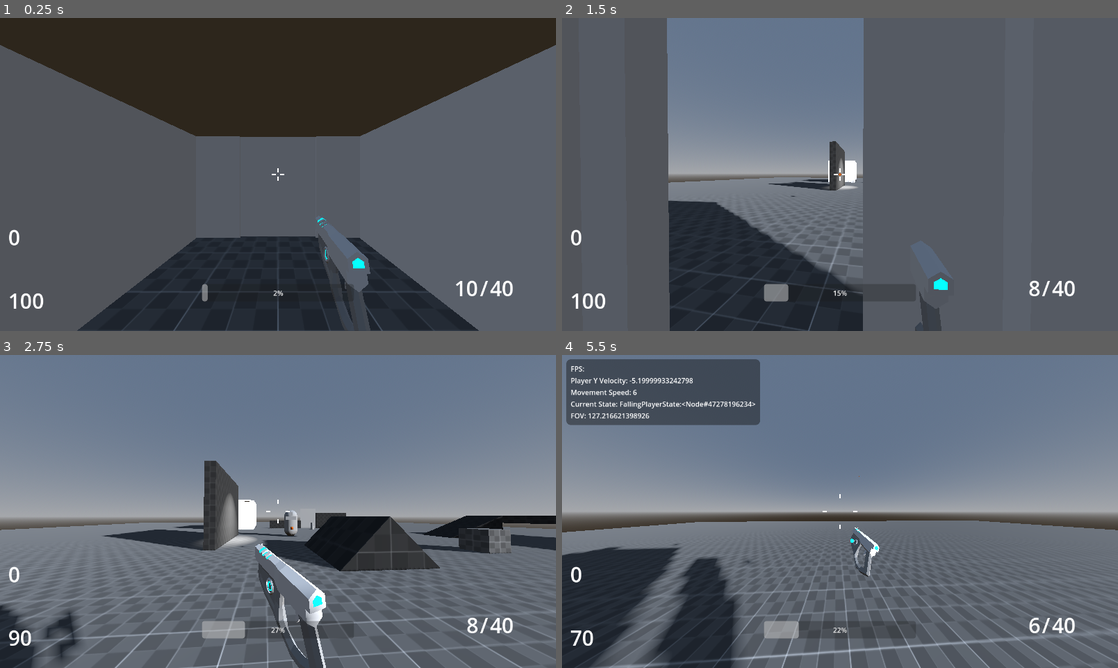
Above: before the commit, frames 1-4 (two rows, left to right).
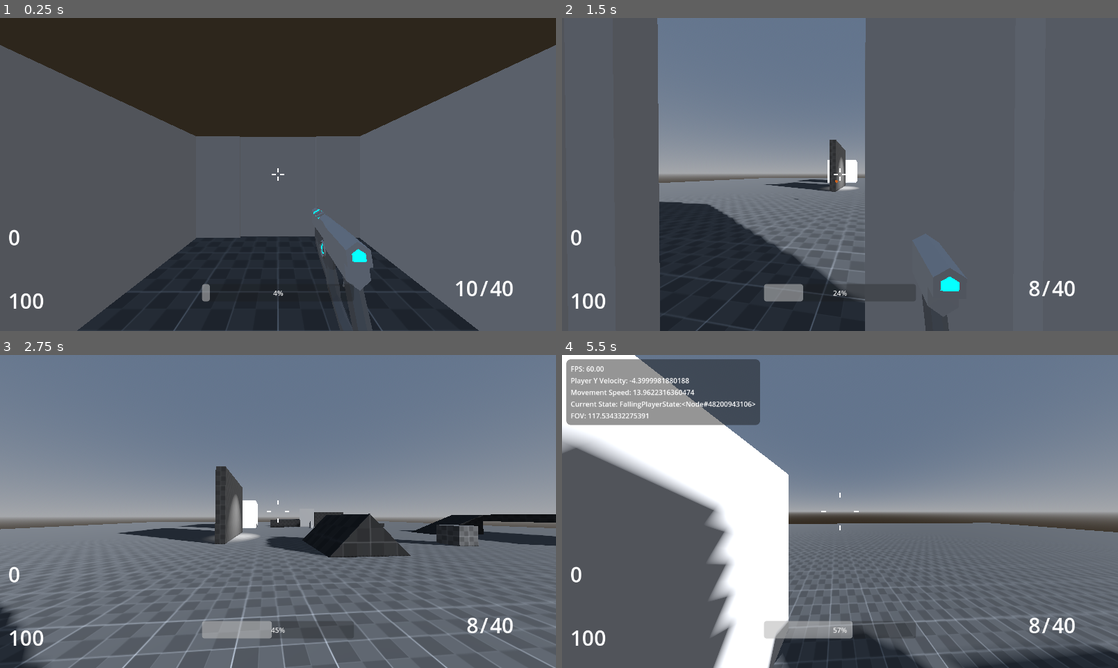
Above: after the commit, the same moments.

Repository: DiscoDragon69/2025s2-fps-Meltedvulture
Game: Godot game, scene res://Levels/dev_level.tscn
The game is run twice, just before and just after one commit, with the same random seed, the same clock (stepped at 60 frames per second) and the same inputs.
Inputs (mouse positions are in pixels of both pictures, inside the frame that each line leads up to):
- Up to frame 1 (0.25 s): no input
- Up to frame 2 (1.5 s): move the mouse to (867, 174) at 0.52 s; press the mouse at (867, 174) at 0.53 s; hold W (forward) from 0.53 s (still down); tap F (interact) at 0.6 s; tap Space (jump) at 0.77 s; move the mouse to (812, 174) at 1.27 s; release the mouse at (812, 174) at 1.28 s; click (812, 174) at 1.35 s
- Up to frame 3 (2.75 s): keep holding W (forward); tap Space (jump) at 1.52 s; tap Q (dropWeapon, bound only after the commit) at 1.55, 2.1 s; move the mouse to (289, 505) at 2.02 s; tap F (interact) at 2.3 s
- Up to frame 4 (5.5 s): keep holding W (forward); move the mouse to (834, 517) at 2.77 s; tap Ctrl (crouch) at 2.85 s; tap Space (jump) at 3.02, 3.77, 4.52 s; click (834, 517) at 3.05 s; move the mouse to (878, 514) at 3.52 s; tap F (interact) at 3.6, 4.55 s; tap Q (dropWeapon, bound only after the commit) at 3.8 s; tap ` (debug) at 4.15 s; move the mouse to (795, 508) at 4.27 s; click (795, 508) at 4.35 s; tap R (reload) at 4.9 s; move the mouse to (845, 511) at 5.02 s; hold Shift (sprint) from 5.03 s (still down); click (845, 511) at 5.3 s

The runs differ from the first frame. In frame 1, 0.6% of the frame differs, in the area x 37-68%, y 61-100%; in frame 2, 3.7%; in frame 3, 12%; in frame 4, 38%, in the area x 0-100%, y 0-100%.
Error after the commit: Invalid type in GDScript utility function "load()". Cannot convert argument 1 from Nil to String. (res://Scripts/weapon)

Commit message:
Weapon Drops and Pickups System
This might be broken so further testing is required, this is very experimental.
Ammo saving needs to be carried over, having each drop hold its ammo

Diff:
--- a/Levels/dev_level.tscn
+++ b/Levels/dev_level.tscn
@@ -1,10 +1,9 @@
-[gd_scene load_steps=30 format=3 uid="uid://77ix2dc7fmfd"]
+[gd_scene load_steps=29 format=3 uid="uid://77ix2dc7fmfd"]
 
 [ext_resource type="Material" uid="uid://cipnbx8j3em41" path="res://Materials/Dev material.tres" id="1_7ir5h"]
 [ext_resource type="Material" uid="uid://c8f5oc8m0t56x" path="res://Materials/Dev material 2.tres" id="2_iiybt"]
 [ext_resource type="PackedScene" uid="uid://c3ffql15mo0aj" path="res://controllers/fps_controller.tscn" id="5_jy68c"]
 [ext_resource type="PackedScene" uid="uid://b5g43twq7o0jo" path="res://Scenes/Point Pickup.tscn" id="5_lllmm"]
-[ext_resource type="PackedScene" uid="uid://c3suacnati8p5" path="res://Scenes/Shooting Enemy.tscn" id="6_sh7u0"]
 [ext_resource type="PackedScene" uid="uid://b7iw6i56ry0x1" path="res://Scenes/Level Change Elevator.tscn" id="7_jq1s3"]
 [ext_resource type="PackedScene" uid="uid://cp6ha8p1oeydp" path="res://Scenes/Button and Door.tscn" id="7_xa0fl"]
 [ext_resource type="PackedScene" uid="uid://ddd2srvucv877" path="res://Levels/level_one.tscn" id="8_2pry7"]
@@ -206,9 +205,6 @@
 [node name="Player" parent="." instance=ExtResource("5_jy68c")]
 transform = Transform3D(1, 0, 0, 0, 1, 0, 0, 0, 1, -3, 0, 18)
 
-[node name="Shooting Enemy" parent="." instance=ExtResource("6_sh7u0")]
-transform = Transform3D(1, 0, 0, 0, 1, 0, 0, 0, 1, 0, 1, -6)
-
 [node name="ButtonAndDoor" parent="." instance=ExtResource("7_xa0fl")]
 transform = Transform3D(-4.37114e-08, -4.37114e-08, -1, 4.37114e-08, 1, -4.37114e-08, 1, -4.37114e-08, -4.37114e-08, 3, -2.98023e-08, -9)
 
--- /dev/null
+++ b/Scenes/Weapon Drop.tscn
@@ -0,0 +1,33 @@
+[gd_scene load_steps=5 format=3 uid="uid://bahq27dp3ky0r"]
+
+[ext_resource type="Script" path="res://Scripts/weapon Drop.gd" id="1_byojy"]
+[ext_resource type="ArrayMesh" uid="uid://0tohxaimc3a8" path="res://Weapons/Models/MX1 Blaster.res" id="2_4jmqu"]
+[ext_resource type="ArrayMesh" uid="uid://bshi3i34fre64" path="res://Weapons/Models/Magazine.res" id="3_vcge5"]
+
+[sub_resource type="BoxShape3D" id="BoxShape3D_andwr"]
+size = Vector3(0.75, 0.75, 0.25)
+
+[node name="WeaponDrop" type="RigidBody3D" groups=["InteractableObject"]]
+script = ExtResource("1_byojy")
+
+[node name="Weapon" type="Node3D" parent="."]
+transform = Transform3D(-5.24537e-07, 0, 12, 0, 12, 0, -12, 0, -5.24537e-07, 0, 0, 0)
+
+[node name="WeaponMesh" type="MeshInstance3D" parent="Weapon"]
+unique_name_in_owner = true
+mesh = ExtResource("2_4jmqu")
+
+[node name="WeaponMagazine" type="MeshInstance3D" parent="Weapon"]
+unique_name_in_owner = true
+mesh = ExtResource("3_vcge5")
+
+[node name="WeaponBolt" type="MeshInstance3D" parent="Weapon"]
+unique_name_in_owner = true
+
+[node name="WeaponShadow" type="MeshInstance3D" parent="Weapon"]
+unique_name_in_owner = true
+visible = false
+mesh = ExtResource("2_4jmqu")
+
+[node name="CollisionShape3D" type="CollisionShape3D" parent="."]
+shape = SubResource("BoxShape3D_andwr")
--- /dev/null
+++ b/Scripts/weapon Drop.gd
@@ -0,0 +1,31 @@
+extends RigidBody3D
+
+
+@onready var weaponMesh : MeshInstance3D = %WeaponMesh
+@onready var weaponMagazine : MeshInstance3D = %WeaponMagazine
+@onready var weaponBolt : MeshInstance3D = %WeaponBolt
+@onready var weaponShadow : MeshInstance3D = %WeaponShadow
+
+@export var objectName : String = ""
+var weaponPath
+
+func update():
+	pass
+
+func interact():
+	Global.weaponManager.addWeapon(weaponPath)
+	queue_free()
+
+func setWeapon(path):
+	weaponPath = path
+
+func setModel(weaponType):
+	var loadedWeapon = load(weaponType)
+	objectName = str(loadedWeapon.name)
+	weaponMesh.mesh = loadedWeapon.mesh
+	weaponMagazine.mesh = loadedWeapon.magazine
+	weaponBolt.mesh = loadedWeapon.bolt
+	weaponShadow.mesh = loadedWeapon.mesh
+
+func changeVel(vel):
+	apply_impulse(vel)
--- a/Weapons/Blaster.tres
+++ b/Weapons/Blaster.tres
@@ -22,7 +22,7 @@
 bulletScene = "res://Scenes/Bullet.tscn"
 position = Vector3(0.25, -0.4, -0.5)
 rotation = Vector3(-90, 0, 0)
-scale = Vector3(10, 10, 10)
+scale = Vector3(12, 12, 12)
 sway_min = Vector2(-60, -30)
 sway_max = Vector2(60, 30)
 swaySpeedPosition = 0.06
--- /dev/null
+++ b/Weapons/Empty Weapon.tres
@@ -0,0 +1,34 @@
+[gd_resource type="Resource" script_class="Weapons" load_steps=2 format=3 uid="uid://c4go56imggb4j"]
+
+[ext_resource type="Script" path="res://Weapons/Weapons.gd" id="3_kniq7"]
+
+[resource]
+script = ExtResource("3_kniq7")
+name = &"Empty"
+Damage = 0
+clip = 0
+maxClip = 0
+reserve = 0
+maxReserve = 0
+rpm = 0
+Accuracy = 0.0
+melee = false
+shotgun = false
+reloadMode = "Magazine"
+fireMode = "Semi"
+bulletPhysics = "Hitscan"
+bulletScene = ""
+position = Vector3(0.25, -0.4, -0.5)
+rotation = Vector3(-90, 0, 0)
+scale = Vector3(10, 10, 10)
+sway_min = Vector2(-60, -30)
+sway_max = Vector2(60, 30)
+swaySpeedPosition = 0.06
+swaySpeedRotation = 0.1
+swayAmountPosition = 0.2
+swayAmountRotation = 30.0
+idleSwayAdjustment = 1.0
+idleSwayRotationStrength = 300.0
+randomSwayAmount = 2.0
+shadow = false
+metadata/_custom_type_script = "uid://c0afljd65dkhp"
--- a/Weapons/WeaponGlobal.gd
+++ b/Weapons/WeaponGlobal.gd
@@ -11,6 +11,8 @@
 var weaponBobAmount : Vector2 = Vector2(0,0)
 var weaponBulletPhysics
 var weaponBulletScene
+
+var currentWeaponPath
 
 
 var reserveAmmo
@@ -30,3 +32,5 @@
 var shotgun
 var fireMode
 var reloadMode
+
+var hasSpawned = false
--- a/Weapons/WeaponManager.gd
+++ b/Weapons/WeaponManager.gd
@@ -43,17 +43,26 @@
 
 @export var weaponAnimationPlayer : AnimationPlayer
 
+var weaponDrop = preload("res://Scenes/Weapon Drop.tscn")
+
+
 
 # Called when the node enters the scene tree for the first time.
 func _ready() -> void:
+	print(weaponType)
 	Global.reserveLabel = %Reserve
 	Global.clipLabel = %Clip
 	Global.pointsLabel = %Points
 	Global.healthLabel = %Health
 	Global.weaponManager = self
 	#weaponInventory.resize(1)
-	addWeapon("res://Weapons/Blaster.tres")
-	loadWeapon()
+	if weaponGlobal.hasSpawned == false:
+		addWeapon("res://Weapons/Empty Weapon.tres")
+		addWeapon("res://Weapons/Empty Weapon.tres")
+		addWeapon("res://Weapons/Blaster.tres")
+		addWeapon("res://Weapons/Blaster.tres")
+		weaponGlobal.hasSpawned = true
+		loadWeapon()
 
 func _input(event):
 	if event.is_action_pressed("weaponDown"):
@@ -64,19 +73,34 @@
 		if !weaponAnimationPlayer.is_playing():
 			switchWeapon(-1)
 
+	if Input.is_action_just_pressed("dropWeapon"):
+		dropWeapon()
 
 	if event is InputEventMouseMotion:
 		weaponGlobal.mouseMovement = event.relative
 
 func addWeapon(WeaponPath: String):
-	if weaponGlobal.weaponInventory.size() < weaponGlobal.maxInventorySize:
-		weaponGlobal.weaponInventory.append(WeaponPath)
-		var weapon = load(WeaponPath)
-		weaponGlobal.weaponAmmoInventory.append([weapon.clip, weapon.reserve])
-	else:
+	if weaponType == load("res://Weapons/Empty Weapon.tres") or null:
 		weaponGlobal.weaponInventory[weaponGlobal.currentWeaponIndex] = WeaponPath
 		var weapon = load(WeaponPath)
+		weaponGlobal.currentWeaponPath = WeaponPath
 		weaponGlobal.weaponAmmoInventory[weaponGlobal.currentWeaponIndex] = [weapon.clip, weapon.reserve]
+	else:
+		if weaponGlobal.weaponInventory.size() < weaponGlobal.maxInventorySize:
+			weaponGlobal.weaponInventory.append(WeaponPath)
+			var weapon = load(WeaponPath)
+			weaponGlobal.currentWeaponPath = WeaponPath
+			weaponGlobal.weaponAmmoInventory.append([weapon.clip, weapon.reserve])
+
+
+		else:
+			if weaponType != load("res://Weapons/Empty Weapon.tres"):
+				dropWeapon()
+			weaponGlobal.weaponInventory[weaponGlobal.currentWeaponIndex] = WeaponPath
+			var weapon = load(WeaponPath)
+			weaponGlobal.currentWeaponPath = WeaponPath
+			weaponGlobal.weaponAmmoInventory[weaponGlobal.currentWeaponIndex] = [weapon.clip, weapon.reserve]
+
 	loadWeapon()
 
 func switchWeapon(direction: int) -> void:
@@ -86,7 +110,6 @@
 	# Use modulo (%) to loop the index within the bounds of the array
 	# Ensure it works correctly for negative indices by adding maxInventorySize before taking the modulus
 	weaponGlobal.currentWeaponIndex = wrap_index(weaponGlobal.currentWeaponIndex, weaponGlobal.weaponInventory.size())
-
 	# Equip the weapon at the new index
 	loadWeapon()
 
@@ -102,8 +125,12 @@
 	if weaponType == null:
 		return
 
-	if !Engine.is_editor_hint():
+
+	if !Engine.is_editor_hint() and weaponGlobal.weaponInventory[weaponGlobal.currentWeaponIndex] != null:
 		weaponType = load(weaponGlobal.weaponInventory[weaponGlobal.currentWeaponIndex])
+		weaponGlobal.weaponBulletScene = load(weaponType.bulletScene)
+	else:
+		weaponType = load("res://Weapons/Empty Weapon.tres")
 
 	weaponGlobal.weaponName = weaponType.name
 	weaponMesh.mesh = weaponType.mesh
@@ -112,7 +139,6 @@
 	weaponShadow.mesh = weaponType.mesh
 
 	weaponGlobal.weaponBulletPhysics = weaponType.bulletPhysics
-	weaponGlobal.weaponBulletScene = load(weaponType.bulletScene)
 
 	position = weaponType.position
 	rotation_degrees = weaponType.rotation
@@ -194,7 +220,7 @@
 	return noiseLocation
 
 func shoot() -> void:
-	if weaponGlobal.clipAmmo != 0 and weaponGlobal.canShoot == true:
+	if weaponGlobal.clipAmmo != 0 and weaponGlobal.canShoot == true and weaponType != load("res://Weapons/Empty Weapon.tres"):
 		# Trigger the shot
 		weaponGlobal.canShoot = false  # Prevent further shooting
 		weaponGlobal.cooldown_timer = weaponGlobal.time_per_shot  # Reset the cooldown timer
@@ -228,7 +254,7 @@
 
 			else:
 				var accuracyAdjustment = Vector3 (
-				weaponGlobal.rng.randf_range(-weaponType.dwaacy, weaponType.Accuracy),
+				weaponGlobal.rng.randf_range(-weaponType.Accuracy, weaponType.Accuracy),
 				weaponGlobal.rng.randf_range(-weaponType.Accuracy, weaponType.Accuracy),
 				weaponGlobal.rng.randf_range(-weaponType.Accuracy, weaponType.Accuracy)
 				)
@@ -247,7 +273,13 @@
 
 		if weaponGlobal.weaponBulletPhysics == "Projectile":
 			var bulletInstance = weaponGlobal.weaponBulletScene.instantiate()
+			var accuracyAdjustment = Vector3 (
+				weaponGlobal.rng.randf_range(-weaponType.Accuracy, weaponType.Accuracy),
+				weaponGlobal.rng.randf_range(-weaponType.Accuracy, weaponType.Accuracy),
+				weaponGlobal.rng.randf_range(-weaponType.Accuracy, weaponType.Accuracy)
+			)
 			bulletInstance.global_transform = bulletSpawnPoint.global_transform
+			bulletInstance.rotation += accuracyAdjustment / 100
 			bulletInstance.scale = Vector3(0.25, 0.25, 0.25)
 			get_tree().get_root().add_child(bulletInstance)
 
@@ -320,6 +352,15 @@
 	await get_tree().create_timer(weaponGlobal.rng.randi_range(4, 12)).timeout
 	Instance.queue_free()
 
+func dropWeapon():
+	var dropInstance = weaponDrop.instantiate()
+	dropInstance.global_transform = bulletSpawnPoint.global_transform
+	get_tree().get_root().add_child(dropInstance)
+	dropInstance.setWeapon(weaponGlobal.weaponInventory[weaponGlobal.currentWeaponIndex])
+	dropInstance.setModel(weaponGlobal.weaponInventory[weaponGlobal.currentWeaponIndex])
+	dropInstance.changeVel((bulletSpawnPoint.transform.basis.z.normalized() + Global.player.velocity) * 1.25)
+	weaponGlobal.weaponInventory[weaponGlobal.currentWeaponIndex] = null
+	loadWeapon()
 
 #func _physics_process(delta) -> void:
 
--- a/controllers/fps_controller.tscn
+++ b/controllers/fps_controller.tscn
@@ -695,7 +695,7 @@
 
 [node name="InteractionCast" type="RayCast3D" parent="CameraController/Camera3D"]
 unique_name_in_owner = true
-target_position = Vector3(0, 0, -1)
+target_position = Vector3(0, 0, -2)
 script = ExtResource("4_tg6sc")
 
 [node name="Bullet Spawn" type="Node3D" parent="CameraController/Camera3D"]
--- a/controllers/scripts/State Machine/dashing_player_state.gd
+++ b/controllers/scripts/State Machine/dashing_player_state.gd
@@ -2,13 +2,13 @@
 
 extends PlayerMovementState
 
-@export var speed: float = 13.0
+@export var speed: float = 8.0
 @export var acceleration: float = 0.1
 @export var deceleration: float = 0.05
 @export var Camera: Camera3D
 
 func enter(previous_state) -> void:
-	PLAYER.velocity = -Camera.global_transform.basis.z.normalized() * speed
+	PLAYER.velocity += -Camera.global_transform.basis.z.normalized() * speed
 	PLAYER.stamina -= 33
 	print(-Camera.global_transform.basis.z.normalized() * speed)
 
--- a/controllers/scripts/State Machine/falling_player_state.gd
+++ b/controllers/scripts/State Machine/falling_player_state.gd
@@ -2,19 +2,21 @@
 
 extends PlayerMovementState
 
-@export var speed: float = 6.0
-@export var acceleration: float = 0.01
-@export var deceleration: float = 0.01
+@export var speed: float = 3.0
+@export var acceleration: float = 0.1
+@export var deceleration: float = 0.1
+var updatedSpeed = 0.0
 
 func enter(previous_state) -> void:
 	animation.pause()
+	updatedSpeed = PLAYER.velocity.length()
 
 func exit() -> void:
 	pass
 
 func update(delta: float) -> void:
 	PLAYER.updateGravity(delta)
-	PLAYER.updateInput(speed, acceleration, deceleration)
+	PLAYER.updateInput(updatedSpeed / 1.25, acceleration, deceleration)
 	PLAYER.updateVelocity()
 
 	if PLAYER.is_on_floor():
--- a/controllers/scripts/State Machine/jumping_player_state.gd
+++ b/controllers/scripts/State Machine/jumping_player_state.gd
@@ -2,11 +2,11 @@
 
 extends PlayerMovementState
 
-@export var speed: float = 6.0
+@export var speed: float = 3.0
 @export var acceleration : float = 0.1
 @export var deceleration : float = 0.25
 @export var jumpVelocity : float = 7
-@export_range(0.0, 2.0, 0.1) var inputMultiplier : float = 0.05
+@export var inputMultiplier : float = 0.01
 
 # Called when the node enters the scene tree for the first time.
 func enter(previousState) -> void:
--- a/controllers/scripts/debug_panel.gd
+++ b/controllers/scripts/debug_panel.gd
@@ -1,16 +1,17 @@
 extends PanelContainer
 
-var framesPerSecond : String
+var framesPerSecond
 var property
 @onready var property_container = %VBoxContainer
 
 func _ready():
 	visible = false
 	Global.debug = self
-	addProperty("FPS", framesPerSecond, 1)
+
 
 func _process(delta):
 	if visible:
+		addProperty("FPS", framesPerSecond, 1)
 		framesPerSecond = "%.2f" % (1.0/delta)
 
 func _input(event):
--- a/controllers/scripts/fps_controller.gd
+++ b/controllers/scripts/fps_controller.gd
@@ -70,7 +70,7 @@
 	_update_camera(delta)
 
 	if stamina < 101:
-		stamina += 10 * delta
+		stamina += 16.5 * delta
 
 	staminaBar.value = stamina
 
@@ -88,11 +88,11 @@
 	var input_dir = Input.get_vector("left", "right", "forward", "backward")
 
 	var direction = (transform.basis * Vector3(input_dir.x, 0, input_dir.y)).normalized()
-	Global.debug.addProperty("Movement Speed",speed, 2)
+	Global.debug.addProperty("Movement Speed",velocity.length(), 2)
 
 
-	if velocity.length() > 6:
-		camera.fov = lerp(camera.fov, 90 + (3 * velocity.length()), 0.1)
+	if velocity.length() > 7:
+		camera.fov = lerp(camera.fov, 90 + (2 * velocity.length()), 0.1)
 	else:
 		camera.fov = lerp(camera.fov, 90.0, 0.1)
 
--- a/project.godot
+++ b/project.godot
@@ -115,6 +115,11 @@
 "events": [Object(InputEventKey,"resource_local_to_scene":false,"resource_name":"","device":-1,"window_id":0,"alt_press …(192 unchanged characters)…
 ]
 }
+dropWeapon={
+"deadzone": 0.5,
+"events": [Object(InputEventKey,"resource_local_to_scene":false,"resource_name":"","device":-1,"window_id":0,"alt_pressed":false,"shift_pressed":false,"ctrl_pressed":false,"meta_pressed":false,"pressed":false,"keycode":0,"physical_keycode":81,"key_label":0,"unicode":113,"location":0,"echo":false,"script":null)
+]
+}
 
 [layer_names]
 
